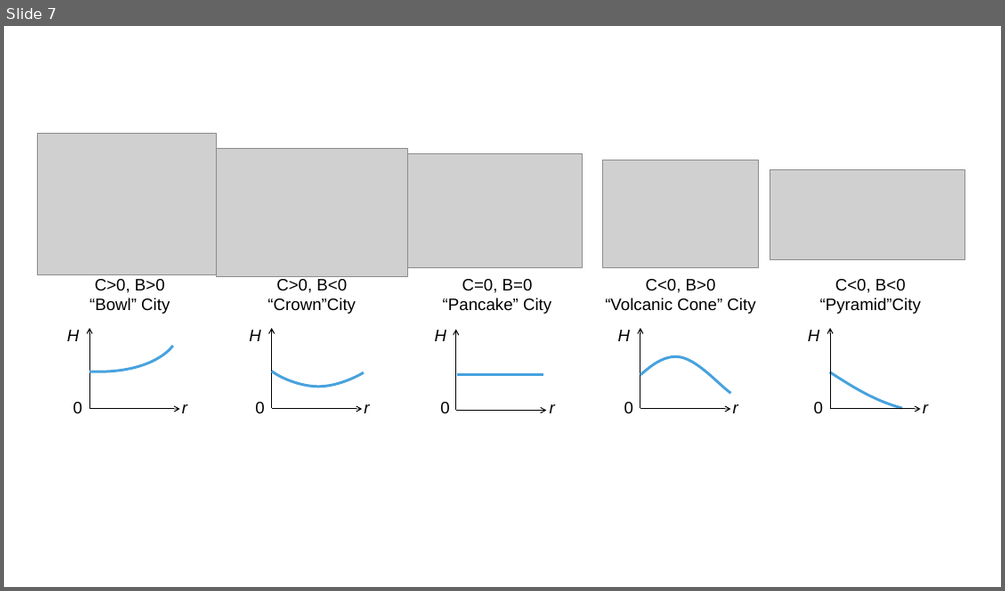
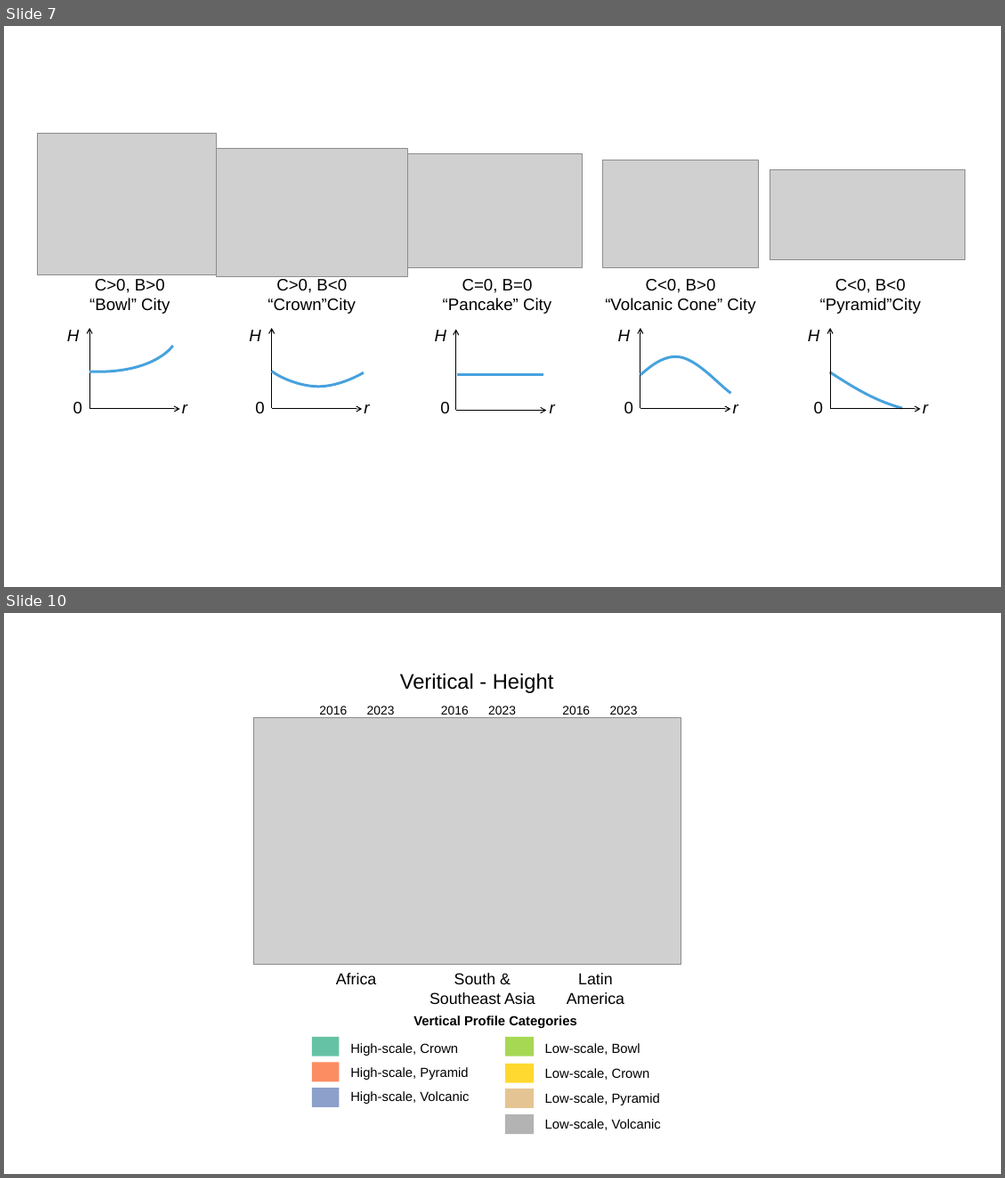
Before and after one commit to liang-jia-qi/Urban_Growth_Codes, a slide deck: Presentations/Graphs/Parameters Scatter.pptx. Shown one above the other, each under a label of ours: slide 7 before the commit, slides 7 and 10 after it; the slides between them are not shown. The pictures are 1005x591 and 1005x1178 pixels, drawn with LibreOffice and Linux fonts; fonts in the diff are those of the drawing; grey boxes stand for pictures; background and template pictures are left out. Boxes give left, top, right and bottom in pixels: in the first picture for what was removed or moved away, otherwise in the second. Text is boxed around its words. In the diff, an @@ line names an element or a change of style, - is before the commit and + after.

```diff
--- a/Presentations/Graphs/Parameters Scatter.pptx
+++ b/Presentations/Graphs/Parameters Scatter.pptx
@@ slide 10 added at box(4, 613, 1001, 1174), background #FFFFFF @@
@@ group added at box(254, 673, 680, 1134): 18 texts, 7 rectangles, 1 picture @@
+Veritical - Height
+Vertical Profile Categories
+Africa
+South & Southeast Asia
+Latin
+America
+2016
+2023
+2016
+2023
+2016
+2023
+High-scale, Crown
+High-scale, Pyramid
+High-scale, Volcanic
+Low-scale, Pyramid
+Low-scale, Bowl
+Low-scale, Crown
+Low-scale, Volcanic
```
Also in this commit, not shown: 6 slides changed, 1 other slide added, 1 slide removed, 17 other files.
